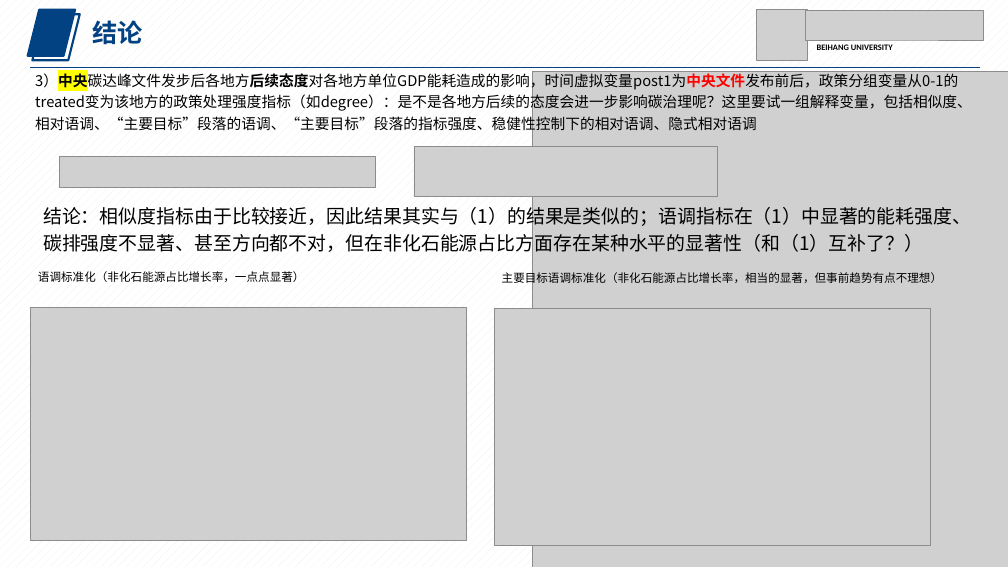
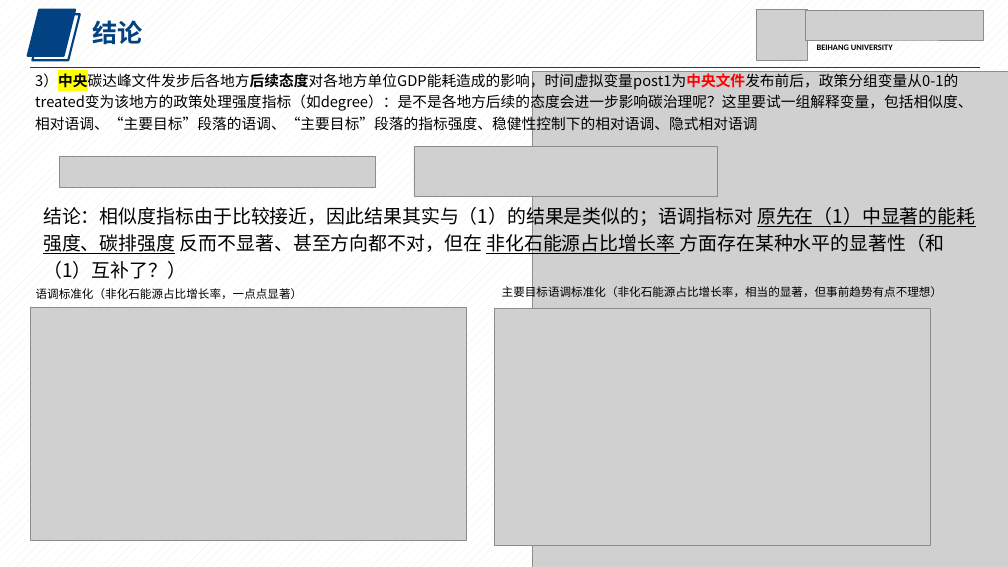
Before and after one commit to ccccchaoo/policy-diffusion, a slide deck: slide 12 of did测试/内容汇报1014.pptx. Drawn at 1008x567 pixels with LibreOffice and Linux fonts; fonts in the diff are those of the drawing; grey boxes stand for pictures. Boxes give left, top, right and bottom in pixels: in the first picture for what was removed or moved away, otherwise in the second. Text is boxed around its words. In the diff, an @@ line names an element or a change of style, - is before the commit and + after.

```diff
--- a/did测试/内容汇报1014.pptx
+++ b/did测试/内容汇报1014.pptx
@@ text at (43,203,975,279): text changed @@
-结论：相似度指标由于比较接近，因此结果其实与（1）的结果是类似的；语调指标在（1）中显著的能耗强度、碳排强度不显著、甚至方向都不对，但在非化石能源占比方面存在某种水平的显著性（和（1）互补了？）
+结论：相似度指标由于比较接近，因此结果其实与（1）的结果是类似的；语调指标对 原先在（1）中显著的能耗强度、碳排强度 反而不显著、甚至方向都不对，但在 非化石能源占比增长率 方面存在某种水平的显著性（和（1）互补了？）
@@ text "语调标准化（非化石能源占比增长率，一点点显著）": place and size @@
-text "语调标准化（非化石能源占比增长率，一点点显著）" at (38,271,305,282)
+text "语调标准化（非化石能源占比增长率，一点点显著）" at (36,288,303,299)
@@ text "主要目标语调标准化（非化石能源占比增长率，相当的显著，但事前趋势有点不理想）": place and size @@
-text "主要目标语调标准化（非化石能源占比增长率，相当的显著，但事前趋势有点不理想）" at (502,270,942,286)
+text "主要目标语调标准化（非化石能源占比增长率，相当的显著，但事前趋势有点不理想）" at (502,284,942,300)
```
Also in this commit, not shown: 4 other slides changed.
